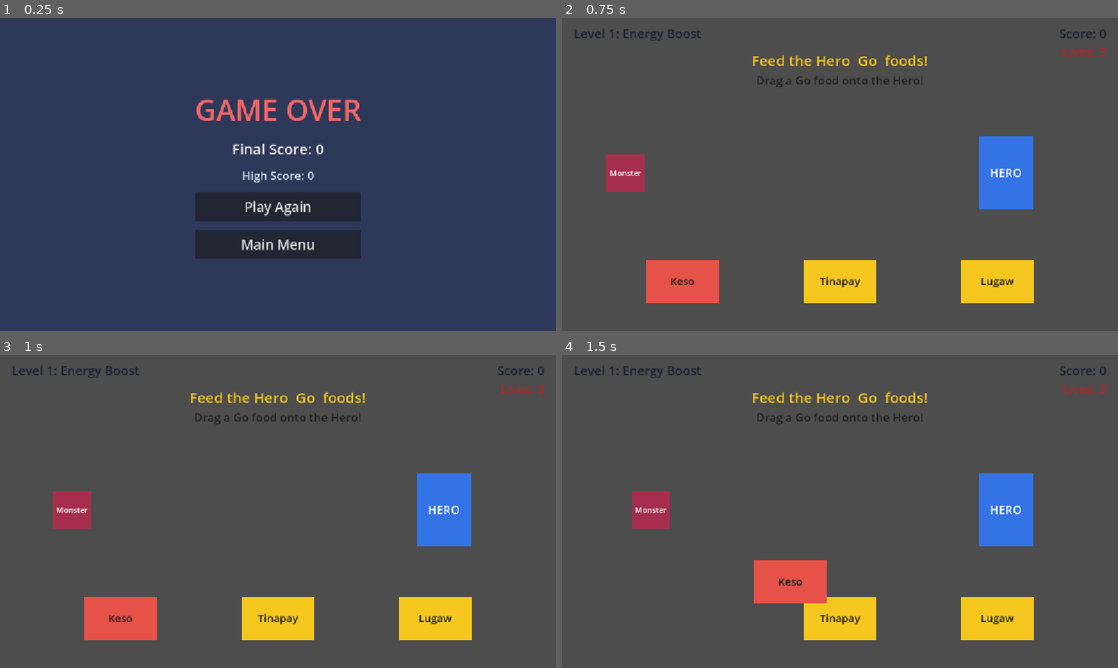
Above: before the commit, frames 1-4 (two rows, left to right).
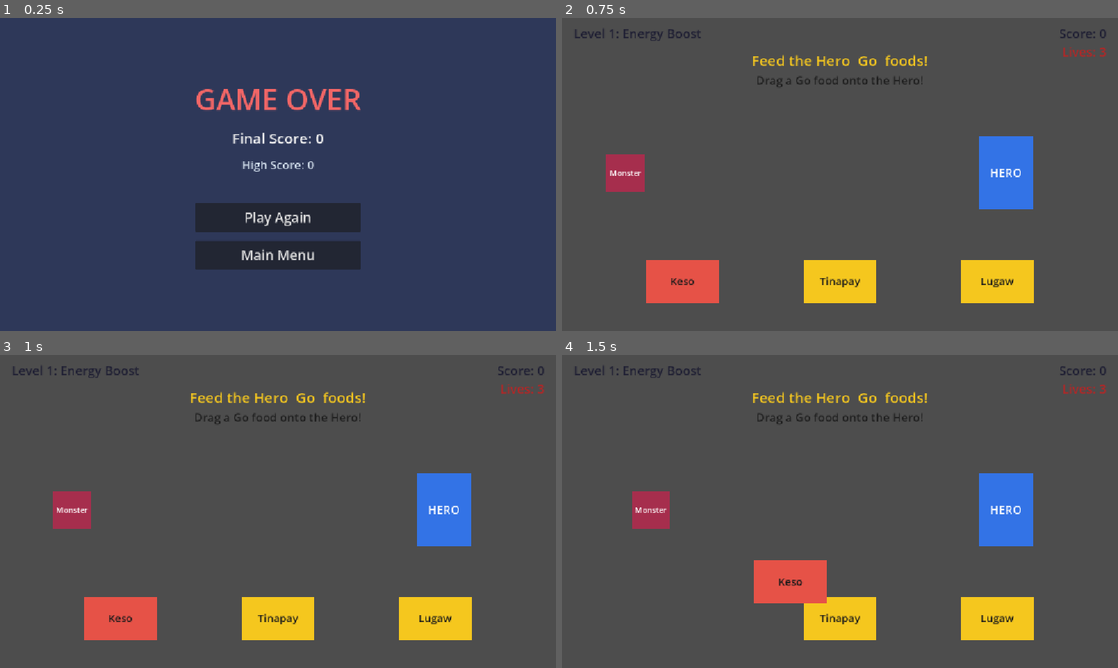
Above: after the commit, the same moments.

Repository: NeilFritzAlfaroGNC/TEST-GAME-BY-CLAUDE
Game: Godot game, scene res://scenes/ResultScreen.tscn
The game is run twice, just before and just after one commit, with the same random seed, the same clock (stepped at 60 frames per second) and the same inputs. This scene is started directly instead of the project's main scene.
Inputs (mouse positions are in pixels of both pictures, inside the frame that each line leads up to):
- Up to frame 1 (0.25 s): no input
- Up to frame 2 (0.75 s): click "Play Again" at 0.5 s
- Up to frame 3 (1 s): no input
- Up to frame 4 (1.5 s): drag from (684, 617) to (1006, 508) at 1.27 s

The runs differ from the first frame. In frame 1, 7.0% of the frame differs, in the area x 35-65%, y 22-81%; in frame 2, nothing differs; in frame 3, nothing differs; in frame 4, nothing differs.

Commit message:
Add SQLite persistence layer with JSON fallback (Phase 7)
Implements the dev reference's SQLite save as a `DB` autoload that connects to
the godot-sqlite GDExtension and logs runs + high score, with a transparent
JSON fallback when the native plugin is absent.

- scripts/Database.gd: new `DB` autoload. Opens user://foodheroes.db, creates
  `runs` and `meta` tables, exposes record_run / get_high_score /
  get_recent_runs (bound params). Reaches the SQLite class by string
  (ClassDB.instantiate) so it parses and runs with or without the plugin. A
  one-time migration carries an existing JSON high score into SQLite so
  switching backends never loses progress.
- GameData: save_game/load_game now delegate to DB; records result + level.
- ResultScreen: shows recent scores (exercises the DB read path).
- project.godot: register DB autoload before GameData.
- addons/godot-sqlite: the GDExtension. Only Windows + Android binaries are
  committed (~14 MB); iOS/macOS/Linux/web libs and the editor's ~temp copies
  are gitignored to keep the repo small and under GitHub's 100 MB file limit.
- Docs: README + CLAUDE.md updated for the DB layer and enabling SQLite.

Validated headless on Godot 4.6.3: DB.backend == sqlite, schema + run
logging + high-score migration verified, all scenes load with no errors.

Co-Authored-By: Claude Opus 4.8 <noreply@anthropic.com>

Diff:
--- a/project.godot
+++ b/project.godot
@@ -17,6 +17,7 @@
 
 [autoload]
 
+DB="*res://scripts/Database.gd"
 GameData="*res://scripts/GameData.gd"
 Audio="*res://scripts/Audio.gd"
 
--- a/scenes/ResultScreen.tscn
+++ b/scenes/ResultScreen.tscn
@@ -43,6 +43,13 @@
 horizontal_alignment = 1
 text = "High Score: 0"
 
+[node name="Recent" type="Label" parent="CenterContainer/VBox"]
+layout_mode = 2
+theme_override_colors/font_color = Color(0.75, 0.8, 0.85, 1)
+theme_override_font_sizes/font_size = 18
+horizontal_alignment = 1
+text = ""
+
 [node name="PlayAgainButton" type="Button" parent="CenterContainer/VBox"]
 custom_minimum_size = Vector2(260, 60)
 layout_mode = 2
--- /dev/null
+++ b/scripts/Database.gd
@@ -0,0 +1,136 @@
+extends Node
+## Autoload ("DB"). Local, offline persistence for Food Heroes.
+##
+## Primary backend is SQLite via the `godot-sqlite` GDExtension
+## (https://github.com/2shady4u/godot-sqlite). That plugin ships a native
+## binary, so it is NOT bundled here. If it is installed, this layer opens
+## `user://foodheroes.db` and logs scores/progress there. If it is NOT
+## installed, it transparently falls back to a JSON file so the game still
+## saves and never crashes.
+##
+## The SQLite class is reached by *string* (ClassDB) on purpose, so this
+## script parses and runs whether or not the plugin is present.
+
+const DB_PATH := "user://foodheroes.db"
+const JSON_PATH := "user://foodheroes_save.json"
+const MAX_RUNS_JSON := 50
+
+var backend: String = "json"   # "sqlite" once a connection is open
+var _db = null                 # the SQLite instance (Object) when in sqlite mode
+
+func _ready() -> void:
+	_open()
+
+func _open() -> void:
+	if ClassDB.class_exists("SQLite"):
+		var inst = ClassDB.instantiate("SQLite")
+		if inst != null:
+			inst.path = DB_PATH
+			if inst.open_db():
+				_db = inst
+				backend = "sqlite"
+				_ensure_schema()
+				print("[DB] SQLite connected: ", DB_PATH)
+				return
+	backend = "json"
+	print("[DB] godot-sqlite not installed - using JSON fallback: ", JSON_PATH)
+
+func _ensure_schema() -> void:
+	_db.query("CREATE TABLE IF NOT EXISTS meta (key TEXT PRIMARY KEY, value TEXT);")
+	_db.query(
+		"CREATE TABLE IF NOT EXISTS runs (" +
+		"id INTEGER PRIMARY KEY AUTOINCREMENT, " +
+		"score INTEGER, result TEXT, level_reached INTEGER, played_at TEXT);"
+	)
+	_migrate_json_high_score()
+
+# One-time carry-over: if the SQLite DB has no high score yet but an old JSON
+# save exists, import its high score so switching backends doesn't lose it.
+func _migrate_json_high_score() -> void:
+	if _meta_get_int("high_score", 0) > 0:
+		return
+	if not FileAccess.file_exists(JSON_PATH):
+		return
+	var hs := int(_json_load().get("high_score", 0))
+	if hs > 0:
+		_db.query_with_bindings(
+			"INSERT INTO meta (key, value) VALUES ('high_score', ?) " +
+			"ON CONFLICT(key) DO UPDATE SET value = excluded.value;",
+			[str(hs)]
+		)
+		print("[DB] migrated high score from JSON -> SQLite: ", hs)
+
+# === Public API ===
+
+# Record one finished run and bump the high score.
+func record_run(score: int, result: String, level_reached: int) -> void:
+	var stamp := Time.get_datetime_string_from_system()
+	if backend == "sqlite":
+		_db.query_with_bindings(
+			"INSERT INTO runs (score, result, level_reached, played_at) VALUES (?, ?, ?, ?);",
+			[score, result, level_reached, stamp]
+		)
+		var hs: int = maxi(score, _meta_get_int("high_score", 0))
+		_db.query_with_bindings(
+			"INSERT INTO meta (key, value) VALUES ('high_score', ?) " +
+			"ON CONFLICT(key) DO UPDATE SET value = excluded.value;",
+			[str(hs)]
+		)
+	else:
+		var data := _json_load()
+		var runs: Array = data.get("runs", [])
+		runs.append({"score": score, "result": result, "level_reached": level_reached, "played_at": stamp})
+		if runs.size() > MAX_RUNS_JSON:
+			runs = runs.slice(runs.size() - MAX_RUNS_JSON)
+		data["runs"] = runs
+		data["high_score"] = maxi(score, int(data.get("high_score", 0)))
+		_json_save(data)
+
+func get_high_score() -> int:
+	if backend == "sqlite":
+		return _meta_get_int("high_score", 0)
+	return int(_json_load().get("high_score", 0))
+
+# Most recent runs first. Each entry: {score, result, level_reached, played_at}.
+func get_recent_runs(limit: int = 5) -> Array:
+	if backend == "sqlite":
+		_db.query_with_bindings(
+			"SELECT score, result, level_reached, played_at FROM runs ORDER BY id DESC LIMIT ?;",
+			[limit]
+		)
+		var rows = _db.query_result
+		return rows.duplicate() if rows is Array else []
+	var all: Array = _json_load().get("runs", [])
+	var recent := all.duplicate()
+	recent.reverse()
+	return recent.slice(0, limit)
+
+# === SQLite helpers ===
+func _meta_get_int(key: String, def: int) -> int:
+	_db.query_with_bindings("SELECT value FROM meta WHERE key = ?;", [key])
+	var rows = _db.query_result
+	if rows is Array and rows.size() > 0:
+		return int(rows[0]["value"])
+	return def
+
+# === JSON fallback helpers ===
+func _json_load() -> Dictionary:
+	if not FileAccess.file_exists(JSON_PATH):
+		return {}
+	var f := FileAccess.open(JSON_PATH, FileAccess.READ)
+	if f == null:
+		return {}
+	var text := f.get_as_text()
+	f.close()
+	var parsed: Variant = JSON.parse_string(text)
+	return parsed if parsed is Dictionary else {}
+
+func _json_save(data: Dictionary) -> void:
+	var f := FileAccess.open(JSON_PATH, FileAccess.WRITE)
+	if f != null:
+		f.store_string(JSON.stringify(data))
+		f.close()
+
+func _exit_tree() -> void:
+	if backend == "sqlite" and _db != null:
+		_db.close_db()
--- a/scripts/GameData.gd
+++ b/scripts/GameData.gd
@@ -39,9 +39,8 @@
 var lives: int = 3
 var last_result: String = ""   # "win" or "lose", read by the Result screen
 
-# === Persistent state ===
+# === Persistent state (backed by the DB autoload: SQLite, else JSON) ===
 var high_score: int = 0
-const SAVE_PATH := "user://foodheroes_save.json"
 
 func _ready() -> void:
 	load_game()
@@ -70,24 +69,14 @@
 	var arr: Array = FOODS[group]
 	return arr[randi() % arr.size()]
 
-# === Offline save / load ===
+# === Offline save / load (delegated to the DB autoload) ===
 func save_game() -> void:
 	if score > high_score:
 		high_score = score
-	var data := {"high_score": high_score}
-	var f := FileAccess.open(SAVE_PATH, FileAccess.WRITE)
-	if f != null:
-		f.store_string(JSON.stringify(data))
-		f.close()
+	var reached: int = LEVELS.size() if last_result == "win" else current_level + 1
+	reached = clampi(reached, 1, LEVELS.size())
+	DB.record_run(score, last_result, reached)
+	high_score = DB.get_high_score()
 
 func load_game() -> void:
-	if not FileAccess.file_exists(SAVE_PATH):
-		return
-	var f := FileAccess.open(SAVE_PATH, FileAccess.READ)
-	if f == null:
-		return
-	var text := f.get_as_text()
-	f.close()
-	var parsed: Variant = JSON.parse_string(text)
-	if parsed is Dictionary and parsed.has("high_score"):
-		high_score = int(parsed["high_score"])
+	high_score = DB.get_high_score()
--- a/scripts/ResultScreen.gd
+++ b/scripts/ResultScreen.gd
@@ -8,8 +8,20 @@
 	title.add_theme_color_override("font_color", Color(0.3, 0.9, 0.4) if win else Color(0.95, 0.4, 0.4))
 	$CenterContainer/VBox/Score.text = "Final Score: %d" % GameData.score
 	$CenterContainer/VBox/HighScore.text = "High Score: %d" % GameData.high_score
+	_show_recent()
 	Audio.stop_music()
 	Audio.play("win" if win else "lose")
+
+func _show_recent() -> void:
+	var recent: Array = DB.get_recent_runs(5)
+	var label: Label = $CenterContainer/VBox/Recent
+	if recent.is_empty():
+		label.text = ""
+		return
+	var parts: Array = []
+	for r in recent:
+		parts.append(str(int(r["score"])))
+	label.text = "Recent scores: " + ", ".join(parts)
 
 func _on_play_again_pressed() -> void:
 	Audio.play("click")
Not shown, added: addons/godot-sqlite/gdsqlite.gdextension.uid
Not shown, added: addons/godot-sqlite/godot-sqlite.gd
Not shown, added: addons/godot-sqlite/godot-sqlite.gd.uid
Not shown, added: addons/godot-sqlite/plugin.cfg
Not shown, added: scripts/Database.gd.uid
Not shown, changed: .gitignore
Not shown, changed: CLAUDE.md
Not shown, changed: README.md
Not shown, added: addons/godot-sqlite/LICENSE.md
Not shown, added: addons/godot-sqlite/bin/libgdsqlite.android.template_debug.arm64.so
Not shown, added: addons/godot-sqlite/bin/libgdsqlite.android.template_debug.x86_64.so
Not shown, added: addons/godot-sqlite/bin/libgdsqlite.android.template_release.arm64.so
(and 4 more such lines)
